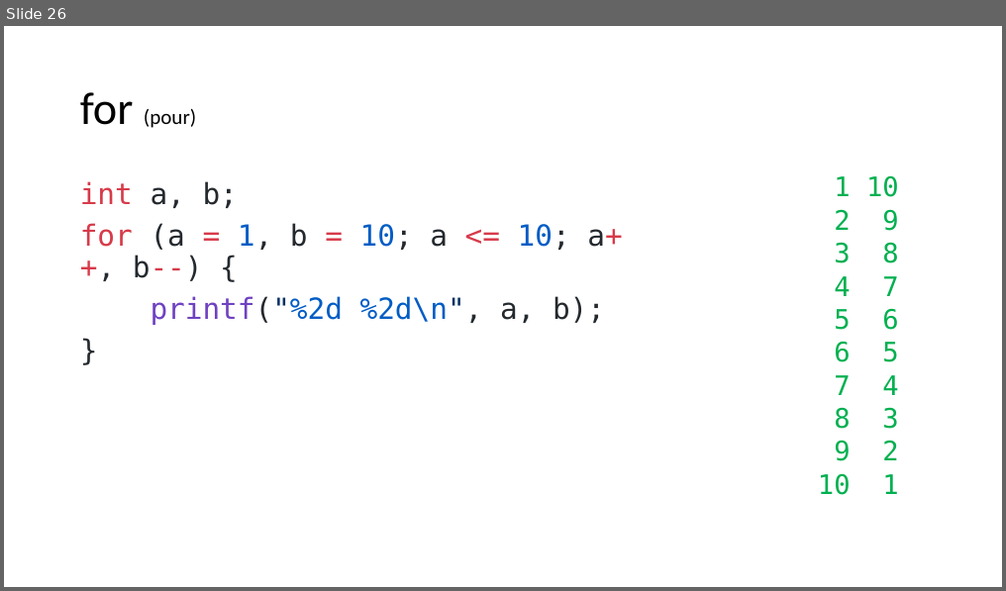
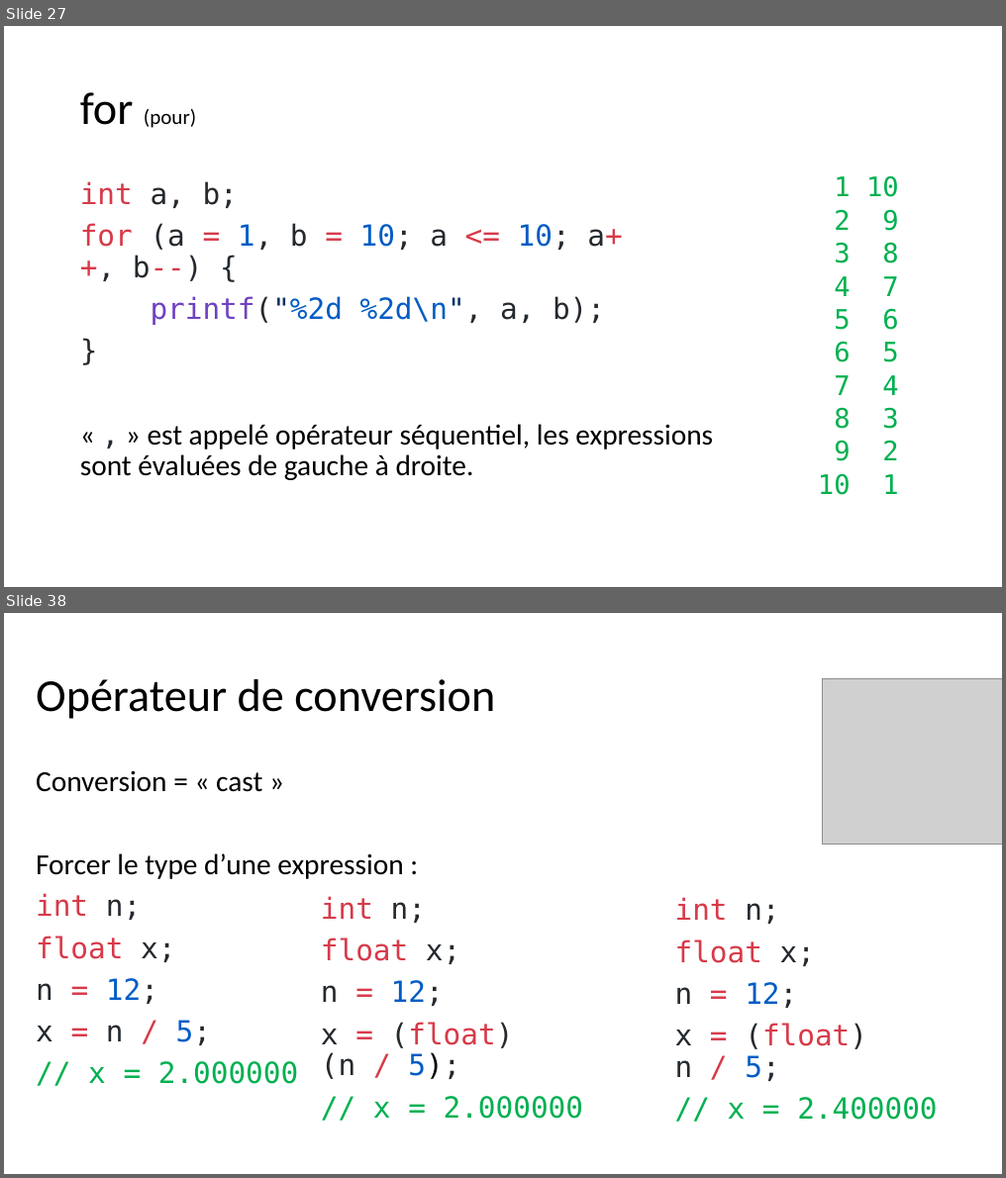
Before and after one commit to standard3/BTS1, a slide deck: 02_C/02_Types-et-operateurs/Types et opérateurs en C.pptx. Shown one above the other, each under a label of ours: slide 26 before the commit, slides 27 and 38 after it; the slides between them are not shown. The pictures are 1006x591 and 1006x1178 pixels, drawn with LibreOffice and Linux fonts; fonts in the diff are those of the drawing; grey boxes stand for pictures. Boxes give left, top, right and bottom in pixels: in the first picture for what was removed or moved away, otherwise in the second. Text is boxed around its words. In the diff, an @@ line names an element or a change of style, - is before the commit and + after.

```diff
--- a/02_C/02_Types-et-operateurs/Types et opérateurs en C.pptx
+++ b/02_C/02_Types-et-operateurs/Types et opérateurs en C.pptx
@@ slide 38 added at <box>4,613,1002,1174</box>, background #FFFFFF @@
@@ title added at <box>36,679,495,719</box>, 44 pt, text #000000 @@
+Opérateur de conversion
@@ picture added at <box>823,679,1002,845</box> @@
@@ text added at <box>36,770,403,1084</box>, 28 pt, text #000000 @@
+Conversion = « cast »
+Forcer le type d’une expression :
+int n;
+float x;
+n = 12;
+x = n / 5;
+// x = 2.000000
@@ text added at <box>321,896,583,1119</box>, 28 pt, text #D73A49 @@
+int n;
+float x;
+n = 12;
+x = (float) (n / 5);
+// x = 2.000000
@@ text added at <box>675,897,937,1120</box>, 28 pt, text #D73A49 @@
+int n;
+float x;
+n = 12;
+x = (float) n / 5;
+// x = 2.400000
@@ what was slide 26 is now slide 27 @@
@@ slide 27 changed as well @@
@@ text at <box>80,424,713,480</box>: paragraph added @@
+« , » est appelé opérateur séquentiel, les expressions sont évaluées de gauche à droite.
```
Also in this commit, not shown: 2 other slides changed, 13 other slides added, 6 other files.
